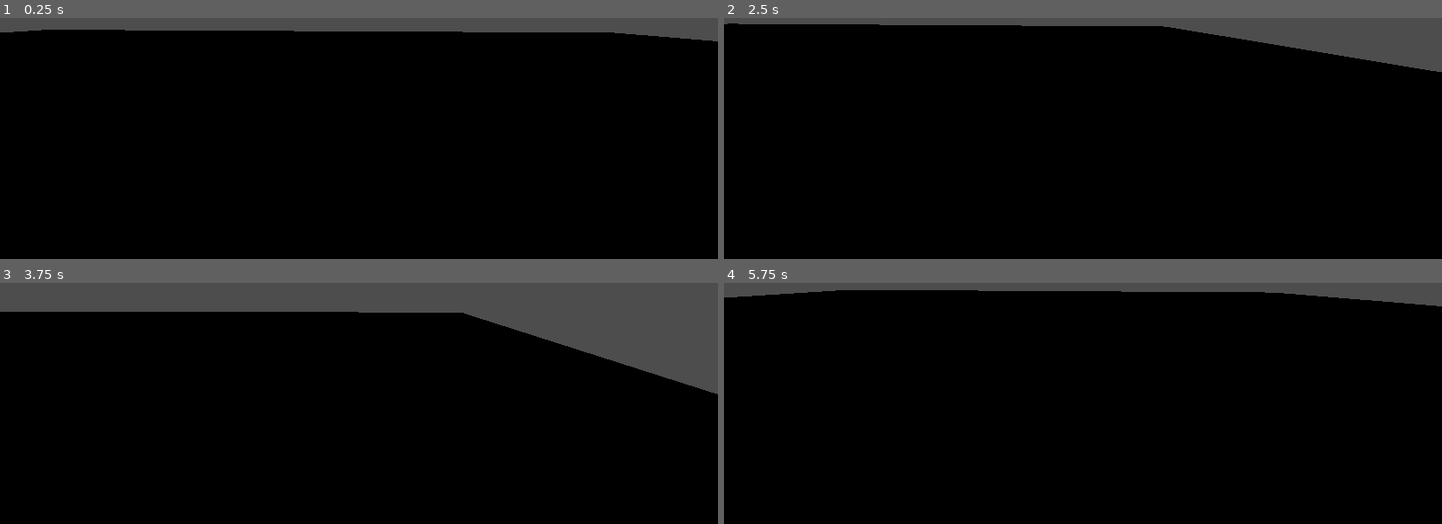
Above: before the commit, frames 1-4 (two rows, left to right).
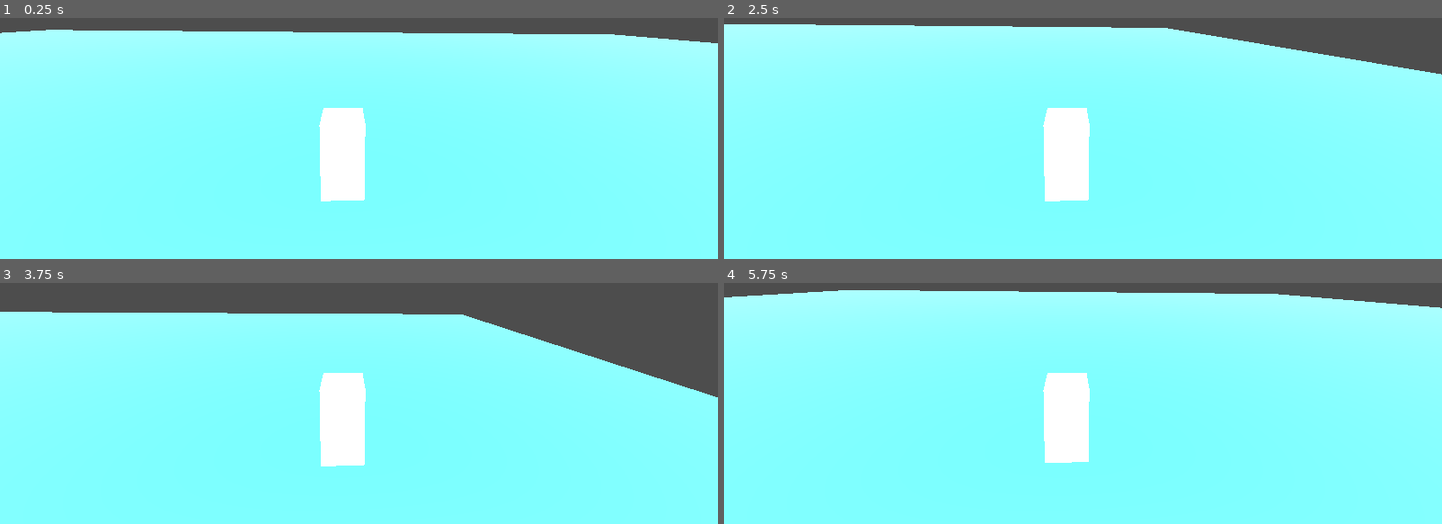
Above: after the commit, the same moments.

Repository: RovinDewan1/test
Game: Godot game, scene res://world.tscn
Same seed, same stepped clock (60 frames per second), same inputs: the game is played once before the commit and once after it.
Inputs:
- Up to frame 1 (0.25 s): no input
- Up to frame 2 (2.5 s): tap Enter (ui_accept) at 0.5, 0.77, 1.52 s; hold Right (ui_right) 0.53-1.28 s; hold Down (ui_down) 1.28-2.03 s; hold Right (ui_right) from 2.03 s (still down)
- Up to frame 3 (3.75 s): release Right (ui_right) at 2.78 s; hold Up (ui_up) 2.78-3.53 s; tap Enter (ui_accept) at 3.02 s; hold Left (ui_left) from 3.53 s (still down)
- Up to frame 4 (5.75 s): tap Enter (ui_accept) at 3.77, 4.52 s; release Left (ui_left) at 5.03 s; hold Down (ui_down) from 5.03 s (still down)

The runs differ from the first frame. In frame 1, 94% of the frame differs, in the area x 0-100%, y 4-100%; in frame 2, 93%; in frame 3, 82%; in frame 4, 96%, in the area x 0-100%, y 2-100%.

Commit message:
wonkus
aaaaa

Diff:
--- a/world.tscn
+++ b/world.tscn
@@ -8,8 +8,8 @@
 vertex_color_use_as_albedo = true
 albedo_color = Color(0.421499, 0.993337, 0.926356, 1)
 metallic = 1.0
-metallic_specular = 0.36
-roughness = 0.0
+metallic_specular = 0.0
+roughness = 0.6
 
 [sub_resource type="PlaneMesh" id="PlaneMesh_f3sb7"]
 lightmap_size_hint = Vector2i(12, 12)
@@ -31,5 +31,9 @@
 shape = SubResource("WorldBoundaryShape3D_f3sb7")
 
 [node name="MeshInstance3D" type="MeshInstance3D" parent="StaticBody3D"]
-transform = Transform3D(13.4985, 0, 0, 0, 1.47853, 0, 0, 0, 11.2753, -0.000667214, 0.0033375, 0.00332934)
+transform = Transform3D(13.4984, 0.00429632, -0.0206572, -0.0391129, 1.47851, 0.0504295, 0.0249056, -0.00660492, 11.2752, -0.000667214, 0.0033375, 0.00332934)
 mesh = SubResource("PlaneMesh_f3sb7")
+
+[node name="DirectionalLight3D" type="DirectionalLight3D" parent="."]
+transform = Transform3D(1, 0, 0, 0, 0.838844, 0.544371, 0, -0.544371, 0.838844, 1.80635, 14.8083, 15.0194)
+light_energy = 16.0
